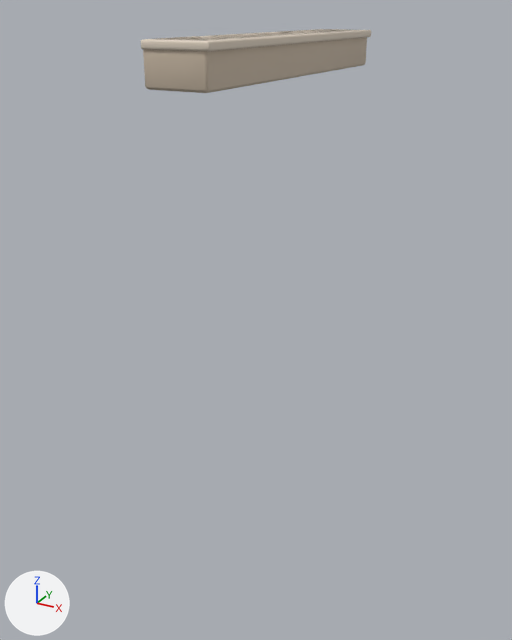
The FBX model Assets/Resources/Models/prop_step.fbx, before and after one commit.
One viewpoint serves both versions: a 50 mm camera at (1.62, -3.44, 0.12) aimed at (-0.23, -0.08, -1.57). Every picture has the same lights, and +X, +Y and +Z are marked at lower left. The picture after the commit comes second. Where no turn or scale is listed for an object, it has been applied to the vertices.

Names of what the first picture shows: 'prop_step'.
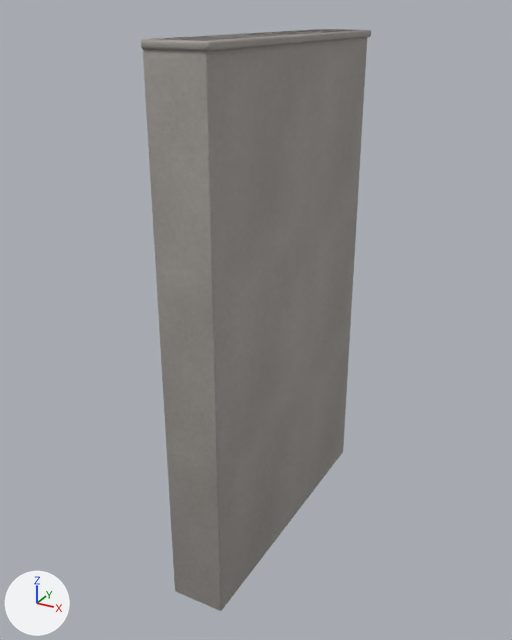
The change, as a diff of the scene's bpy script:
```diff
--- a/Assets/Resources/Models/prop_step.fbx.py
+++ b/Assets/Resources/Models/prop_step.fbx.py
@@ img_concrete_png @@
+img_concrete_png = load_image('concrete.png', '../Textures/concrete.png', 1024, 1024, 'sRGB')
@@ img_concrete_n_png @@
+img_concrete_n_png = load_image('concrete_n.png', '../Textures/concrete_n.png', 1024, 1024, 'Non-Color')
@@ mat_tex_concrete @@
+mat_tex_concrete = bpy.data.materials.new('tex_concrete')
+# uses the picture img_concrete_n_png
+# uses the picture img_concrete_png
@@ me_prop_step @@
 # used by ob_prop_step; location = (0.0, 0.0, 0.0)
-me_prop_step.from_pydata(...)  # 112 vertices, 108 faces; spans x -0.32..0.02, y -0.91..0.91, z -0.2..0.0
+me_prop_step.from_pydata(...)  # 112 vertices, 108 faces; spans x -0.32..0.02, y -0.91..0.91, z -3.0..0.0
+# me_prop_step part 1: all 28 vertices in x -0.32..0.0, y -0.9..0.9, z -0.2..-0.18 are moved by (0.0, 0.0, -2.8)
+# me_prop_step part 2: all 54 faces that had it switch from mat_col_c9b9a5 (beige #c9b9a5) to mat_tex_concrete
+# me_prop_step part 3: all 54 faces that had it switch from mat_col_e0d3c2 (pale yellow #e0d3c2) to mat_tex_concrete
```

What differs and where, as boxes [x1, y1, x2, y2] in the pictures (512 x 640 px; the box of a moved part takes in the faces that stretch with it):
'prop_step', reshaped, recoloured (797% taller): before [141, 29, 371, 93]; after [141, 29, 371, 611]
part 1 of me_prop_step, moved or reshaped: before [143, 37, 367, 93]; after [143, 37, 367, 611]
part 2 of me_prop_step, recoloured: before [143, 29, 367, 93]; after [143, 29, 367, 611]
part 3 of me_prop_step, recoloured (pale yellow to grey): [141, 29, 371, 52] in both
